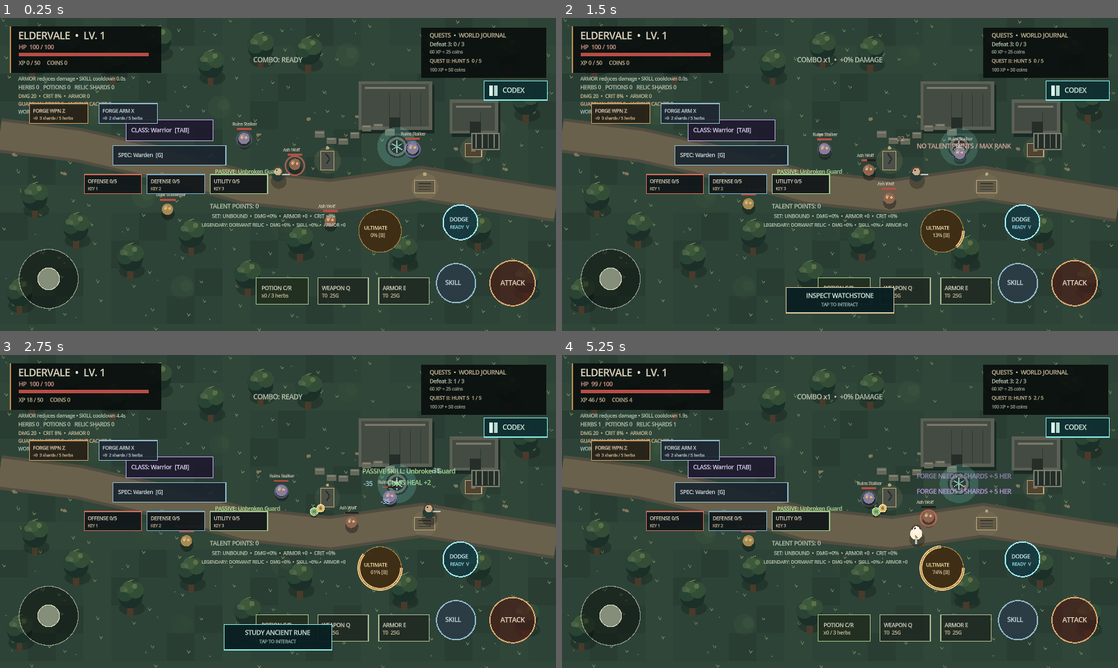
Above: before the commit, frames 1-4 (two rows, left to right).
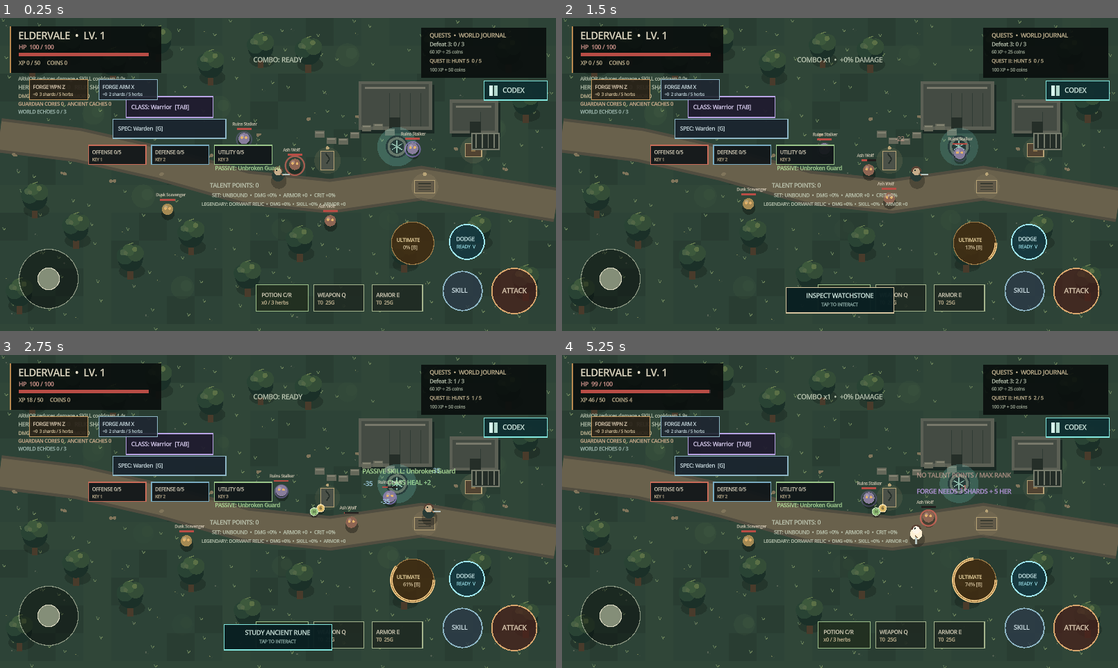
Above: after the commit, the same moments.

Repository: filesgloom-png/ELDERVALE
Game: Godot game, scene res://scenes/main.tscn
Same seed, same stepped clock (60 frames per second), same inputs: the game is played once before the commit and once after it.
Inputs (mouse positions are in pixels of both pictures, inside the frame that each line leads up to):
- Up to frame 1 (0.25 s): no input
- Up to frame 2 (1.5 s): tap Enter (ui_accept) at 0.5, 0.77 s; move the mouse to (962, 158) at 0.52 s; hold Right (ui_right) 0.53-1.25 s; tap Q at 0.6 s; click (962, 158) at 0.67 s; drag from (728, 190) to (812, 237) at 1.27 s
- Up to frame 3 (2.75 s): move the mouse to (333, 442) at 2.02 s; hold Right (ui_right) from 2.03 s (still down); tap F at 2.1 s
- Up to frame 4 (5.25 s): release Right (ui_right) at 2.75 s; drag from (812, 574) to (673, 464) at 2.77 s; move the mouse to (1006, 558) at 3.52 s; hold Left (ui_left) 3.53-4.25 s; tap C at 3.6 s; tap Enter (ui_accept) at 3.77 s; drag from (673, 464) to (756, 433) at 4.27 s; move the mouse to (867, 511) at 5.02 s; hold Down (ui_down) from 5.03 s (still down); tap Z at 5.1 s; click (867, 511) at 5.17 s

The runs differ from the first frame. In frame 1, 11% of the frame differs, in the area x 5-97%, y 19-95%; in frame 2, 11%; in frame 3, 11%; in frame 4, 12%.

Commit message:
ui: reorganize mobile HUD and combat controls

Diff:
--- a/scripts/main.gd
+++ b/scripts/main.gd
@@ -379,10 +379,10 @@
 		_try_dodge()
 
 func _class_button_center() -> Vector2:
-	return Vector2(390.0, 258.0)
+	return Vector2(390.0, 205.0)
 
 func _specialization_button_center() -> Vector2:
-	return Vector2(390.0, 316.0)
+	return Vector2(390.0, 255.0)
 
 func _current_class_data() -> Dictionary:
 	return CLASS_DATA[clampi(player_class_index, 0, CLASS_DATA.size() - 1)]
@@ -544,7 +544,7 @@
 	queue_redraw()
 
 func _talent_button_center(branch: int) -> Vector2:
-	return Vector2(260.0 + float(branch) * 145.0, 382.0)
+	return Vector2(270.0 + float(branch) * 145.0, 315.0)
 
 func _cycle_class() -> void:
 	player_class_index = (player_class_index + 1) % CLASS_DATA.size()
@@ -563,31 +563,31 @@
 	queue_redraw()
 
 func _attack_button_center() -> Vector2:
-	return Vector2(WORLD_SIZE.x - 100.0, WORLD_SIZE.y - 110.0)
+	return Vector2(WORLD_SIZE.x - 96.0, WORLD_SIZE.y - 92.0)
 
 func _skill_button_center() -> Vector2:
-	return Vector2(WORLD_SIZE.x - 230.0, WORLD_SIZE.y - 110.0)
+	return Vector2(WORLD_SIZE.x - 215.0, WORLD_SIZE.y - 92.0)
 
 func _ultimate_button_center() -> Vector2:
-	return Vector2(WORLD_SIZE.x - 405.0, WORLD_SIZE.y - 230.0)
+	return Vector2(WORLD_SIZE.x - 330.0, WORLD_SIZE.y - 202.0)
 
 func _weapon_button_center() -> Vector2:
-	return Vector2(WORLD_SIZE.x - 490.0, WORLD_SIZE.y - 92.0)
+	return Vector2(WORLD_SIZE.x - 500.0, WORLD_SIZE.y - 76.0)
 
 func _armor_button_center() -> Vector2:
-	return Vector2(WORLD_SIZE.x - 350.0, WORLD_SIZE.y - 92.0)
+	return Vector2(WORLD_SIZE.x - 365.0, WORLD_SIZE.y - 76.0)
 
 func _potion_button_center() -> Vector2:
-	return Vector2(650.0, WORLD_SIZE.y - 92.0)
+	return Vector2(650.0, WORLD_SIZE.y - 76.0)
 
 func _forge_weapon_button_center() -> Vector2:
-	return Vector2(135.0, 220.0)
+	return Vector2(135.0, 165.0)
 
 func _forge_armor_button_center() -> Vector2:
-	return Vector2(295.0, 220.0)
+	return Vector2(295.0, 165.0)
 
 func _dodge_button_center() -> Vector2:
-	return Vector2(WORLD_SIZE.x - 220.0, WORLD_SIZE.y - 250.0)
+	return Vector2(WORLD_SIZE.x - 205.0, WORLD_SIZE.y - 205.0)
 
 func _try_dodge() -> void:
 	if dodge_cooldown > 0.0 or dodge_time > 0.0:
@@ -2249,7 +2249,7 @@
 	var current_specs: Array = current_class["specs"]
 	draw_string(ThemeDB.fallback_font, spec_center + Vector2(-118, 4), "SPEC: %s  [G]" % String(current_specs[specialization_index]), HORIZONTAL_ALIGNMENT_LEFT, 240, 12, Color("#d7e8ed"))
 	var passive_data := _current_passive_data()
-	draw_string(ThemeDB.fallback_font, Vector2(390, 358), "PASSIVE: %s" % String(passive_data.get("name", "None")), HORIZONTAL_ALIGNMENT_CENTER, 360, 12, Color("#b8e8a0"))
+	draw_string(ThemeDB.fallback_font, Vector2(390, 350), "PASSIVE: %s" % String(passive_data.get("name", "None")), HORIZONTAL_ALIGNMENT_CENTER, 360, 12, Color("#b8e8a0"))
 	var talent_titles: Array[String] = ["OFFENSE", "DEFENSE", "UTILITY"]
 	for branch in range(3):
 		var talent_center := _talent_button_center(branch)
@@ -2258,12 +2258,12 @@
 		draw_rect(Rect2(talent_center - Vector2(66, 22), Vector2(132, 44)), talent_color, false, 2.0)
 		draw_string(ThemeDB.fallback_font, talent_center + Vector2(-58, -2), "%s %d/5" % [talent_titles[branch], talent_ranks[branch]], HORIZONTAL_ALIGNMENT_LEFT, 120, 11, Color("#e7dfc8"))
 		draw_string(ThemeDB.fallback_font, talent_center + Vector2(-58, 14), "KEY %d" % (branch + 1), HORIZONTAL_ALIGNMENT_LEFT, 120, 9, Color("#d7c59f"))
-	draw_string(ThemeDB.fallback_font, Vector2(390, 438), "TALENT POINTS: %d" % talent_points, HORIZONTAL_ALIGNMENT_CENTER, 300, 13, Color("#b8e8a0") if talent_points > 0 else Color("#c5cfba"))
+	draw_string(ThemeDB.fallback_font, Vector2(390, 390), "TALENT POINTS: %d" % talent_points, HORIZONTAL_ALIGNMENT_CENTER, 300, 13, Color("#b8e8a0") if talent_points > 0 else Color("#c5cfba"))
 	var set_bonus := _current_equipment_set_bonus()
 	var legendary_affix := _current_legendary_affix()
 	var set_color := Color("#ffd28b") if weapon_enchant >= 4 and armor_enchant >= 4 else (Color("#b8e8a0") if weapon_enchant >= 2 and armor_enchant >= 2 else Color("#c5cfba"))
-	draw_string(ThemeDB.fallback_font, Vector2(390, 460), "SET: %s  •  DMG +%d%%  •  ARMOR +%d  …(222 unchanged characters)…
-	draw_string(ThemeDB.fallback_font, Vector2(390, 480), "LEGENDARY: %s  •  DMG +%d%%  •  SKIL …(336 unchanged characters)…
+	draw_string(ThemeDB.fallback_font, Vector2(390, 412), "SET: %s  •  DMG +%d%%  •  ARMOR +%d  …(222 unchanged characters)…
+	draw_string(ThemeDB.fallback_font, Vector2(390, 432), "LEGENDARY: %s  •  DMG +%d%%  •  SKIL …(336 unchanged characters)…
 	var forge_weapon_center := _forge_weapon_button_center()
 	draw_rect(Rect2(forge_weapon_center - Vector2(67, 23), Vector2(134, 46)), Color(0.16, 0.13, 0.09, 0.92))
 	draw_rect(Rect2(forge_weapon_center - Vector2(67, 23), Vector2(134, 46)), Color("#c49a62"), false, 2.0)
